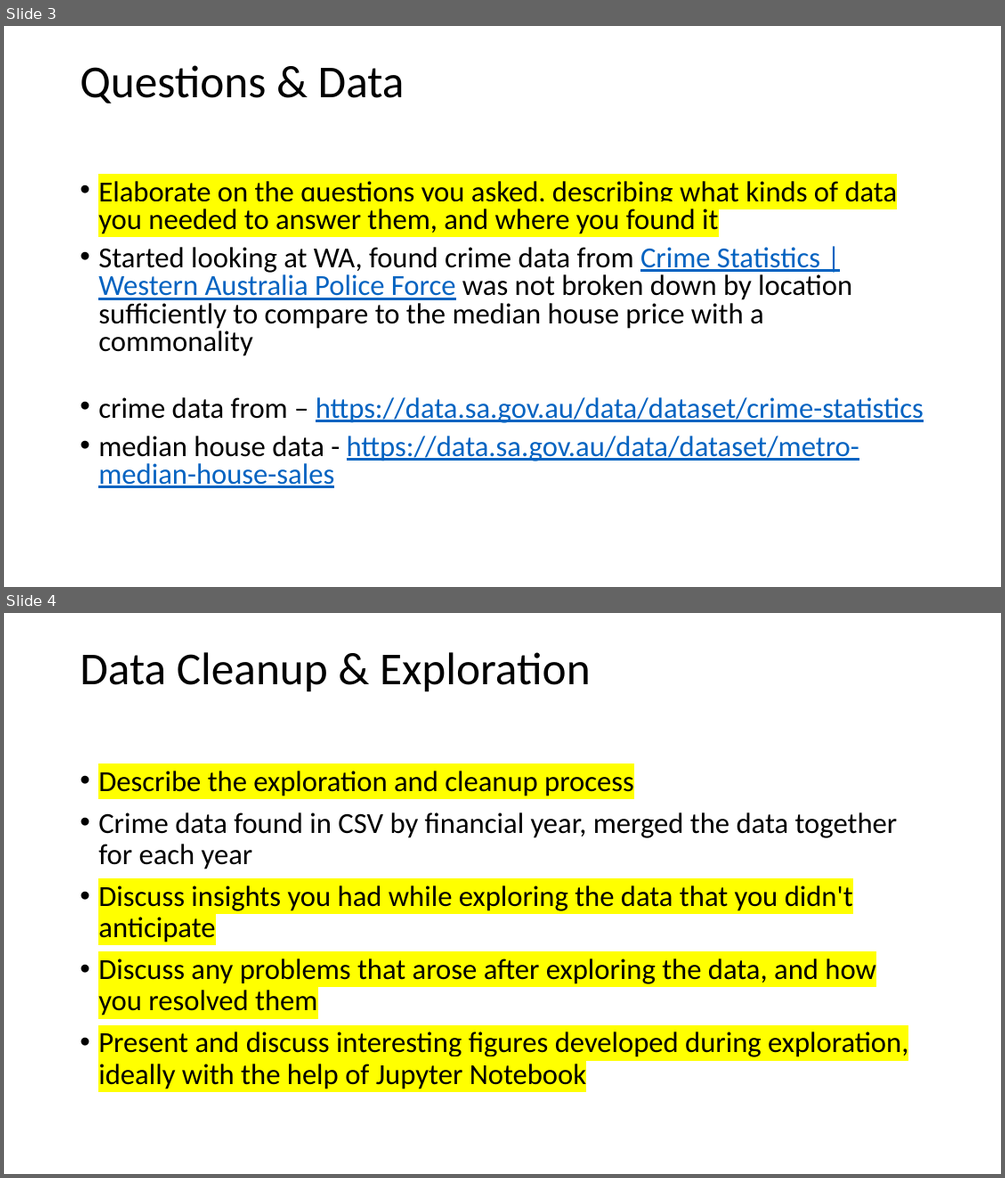
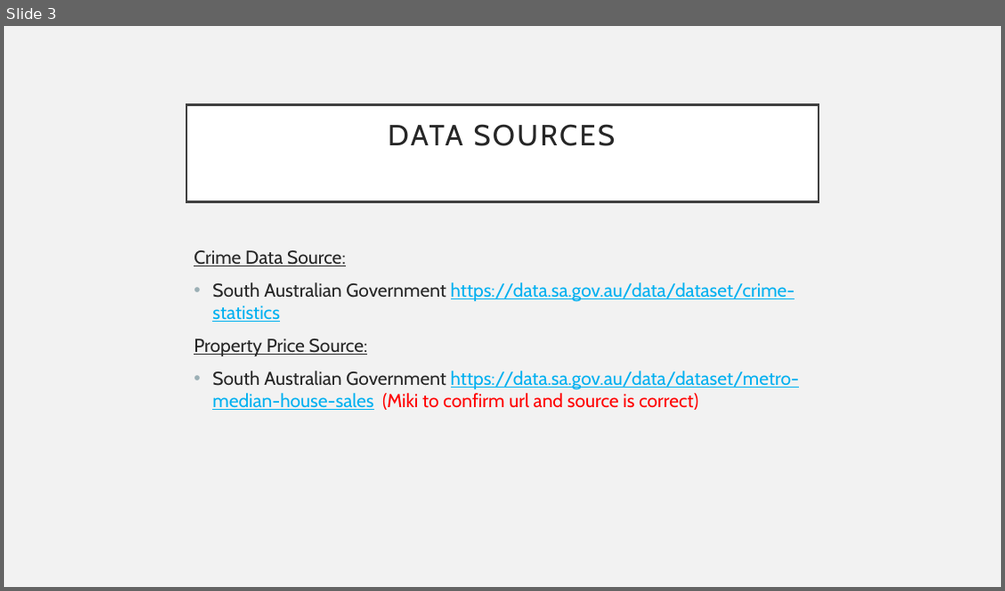
Before and after one commit to Sprettle/Chevrolet-Chilis, a slide deck: Project 1 Presentation.pptx. Shown one above the other, each under a label of ours: slides 3 and 4 before the commit, slide 3 after it. The pictures are 1005x1178 and 1005x591 pixels, drawn with LibreOffice and Linux fonts; fonts in the diff are those of the drawing. Boxes give left, top, right and bottom in pixels: in the first picture for what was removed or moved away, otherwise in the second. Text is boxed around its words. In the diff, an @@ line names an element or a change of style, - is before the commit and + after.

```diff
--- a/Project 1 Presentation.pptx
+++ b/Project 1 Presentation.pptx
@@ slide 4 removed at bbox=[4, 613, 1001, 1174], background #FFFFFF @@
@@ title removed at bbox=[80, 652, 591, 692] @@
-Data Cleanup & Exploration
@@ text removed at bbox=[98, 771, 908, 1089] @@
-• Describe the exploration and cleanup process
-• Crime data found in CSV by financial year, merged the data together for each year
-• Discuss insights you had while exploring the data that you didn't anticipate
-• Discuss any problems that arose after exploring the data, and how you resolved them
-• Present and discuss interesting figures developed during exploration, ideally with the help of Jupyter Notebook
@@ slide 3 changed as well @@
@@ background #FFFFFF to #F2F2F2 @@
@@ title "DATA SOURCES": place and size @@
-title "DATA SOURCES" at bbox=[80, 65, 404, 103]
+title "DATA SOURCES" at bbox=[186, 104, 818, 201]
@@ title "DATA SOURCES" at bbox=[186, 104, 818, 201]: fill none to #FFFFFF; outline none to #404040 2.5 pt @@
@@ title at bbox=[388, 124, 615, 146]: text changed; size 44 to 28 pt; font Calibri to Cabin; text colour #000000 to #262626 @@
-Questions & Data
+DATA SOURCES
@@ text at bbox=[194, 250, 799, 410]: text changed; size 28 to 18 pt; font Calibri to Cabin; text colour #000000 to #00B0F0 @@
-• Elaborate on the questions you asked, describing what kinds of data you needed to answer them, and where you found it
-• Started looking at WA, found crime data from Crime Statistics | Western Australia Police Force was not broken down by location sufficiently to compare to the median house price with a commonality
-• crime data from – https://data.sa.gov.au/data/dataset/crime-statistics
-• median house data - https://data.sa.gov.au/data/dataset/metro-median-house-sales
+Crime Data Source:
+• South Australian Government https://data.sa.gov.au/data/dataset/crime-statistics
+Property Price Source:
+• South Australian Government https://data.sa.gov.au/data/dataset/metro-median-house-sales (Miki to confirm url and source is correct)
```
Also in this commit, not shown: 4 other slides changed, 9 slides added, 4 other slides removed, 1 other file.
